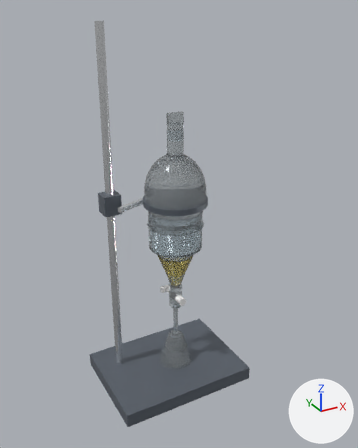
The glTF model game/assets/apparatus/SM_SeparatoryFunnel_500ml.glb, before and after one commit.
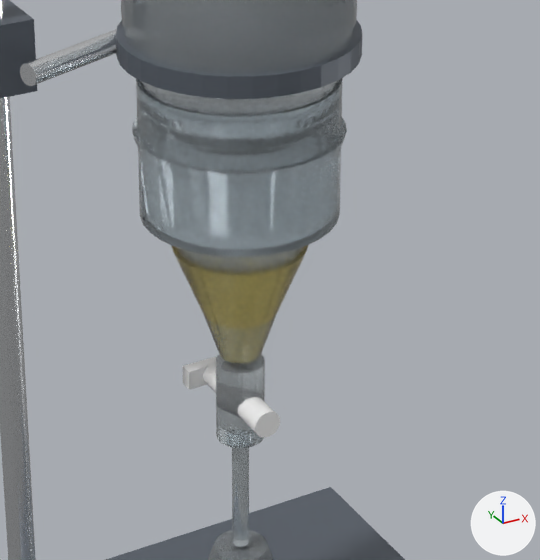
The first picture shows the older version from a camera (50 mm lens) standing at (-0.423, -0.82, 0.778) and looking at (0.022, -0.011, 0.373). The close-ups show the older and then the newer version on the part from 31% to 71% of the width and 42% to 75% of the height of that picture. Only the edits that show in the close-ups are written down. The lights are fixed; the arrows at lower right show +X, +Y and +Z. Where no turn or scale is listed for an object, it has been applied to the vertices. Vertices at exactly the same position are counted once.

The older version as bpy lines, for what is in view:
```python
me_cone = bpy.data.meshes.new('Cone')
me_cone.from_pydata(...)  # a 32-sided cut cone along z (radius 0.012 at the low end, 0.058 at the high end) spanning x -0.058..0.058, y -0.058..0.058, z -0.07..0.07
me_cone.materials.append(mat_m_borosilicateglass)  # white #edf6fa
me_cone_002 = bpy.data.meshes.new('Cone.002')
me_cone_002.from_pydata(...)  # a 32-sided cut cone along z (radius 0.045 at the low end, 0.016 at the high end) spanning x -0.045..0.045, y -0.045..0.045, z -0.0425..0.0425
me_cone_002.materials.append(mat_m_borosilicateglass)  # white #edf6fa
me_cylinder_005 = bpy.data.meshes.new('Cylinder.005')
me_cylinder_005.from_pydata(...)  # a 32-sided cylinder along z spanning x -0.055..0.055, y -0.055..0.055, z -0.04..0.04
me_cylinder_005.materials.append(mat_m_biphasicaqueous)  # white #eaf6fd
ob_sepfunnel_aqueouslayer = bpy.data.objects.new('SepFunnel_AqueousLayer', me_cylinder_005)
ob_sepfunnel_aqueouslayer.location = (0.02, 0.0, 0.36)
ob_sepfunnel_glasscone = bpy.data.objects.new('SepFunnel_GlassCone', me_cone)
ob_sepfunnel_glasscone.location = (0.02, 0.0, 0.3)
ob_sepfunnel_receivingflask = bpy.data.objects.new('SepFunnel_ReceivingFlask', me_cone_002)
ob_sepfunnel_receivingflask.location = (0.02, 0.0, 0.055)
# also in view: 'SepFunnel_DeliveryStem' at (0.02, 0.0, 0.14); 'SepFunnel_StopcockBarrel' at (0.02, 0.0, 0.2); 'SepFunnel_ClampArm' at (-0.04, 0.03, 0.42); 'SepFunnel_StandBase' at (0.0, 0.0, 0.015); 'SepFunnel_OrganicLayer' at (0.02, 0.0, 0.265)
```
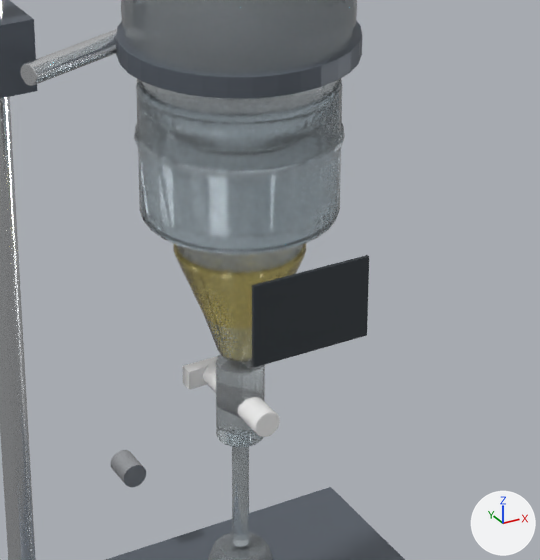
What changed in the scene script:
```text
Add mat_m_detailplate:
    mat_m_detailplate = principled_material('M_DetailPlate')
    mat_m_detailplate.base_color = (0.05, 0.06, 0.07)  # dark grey #3f454b
    mat_m_detailplate.metallic = 0.4
    mat_m_detailplate.roughness = 0.45
Add mat_m_detailsteel:
    mat_m_detailsteel = principled_material('M_DetailSteel')
    mat_m_detailsteel.base_color = (0.55, 0.57, 0.6)  # light grey #c4c7cb
    mat_m_detailsteel.metallic = 0.85
    mat_m_detailsteel.roughness = 0.28
Change me_cylinder_005:
    used by ob_sepfunnel_aqueouslayer; location = (0.02, 0.0, 0.36)
    remove me_cylinder_005.from_pydata(...)  # 64 vertices, 124 faces; spans x -0.055..0.055, y -0.055..0.055, z -0.04..0.04
    add me_cylinder_005.from_pydata(...)  # 192 vertices, 380 faces; spans x -0.055..0.055, y -0.055..0.055, z -0.04..0.04
    me_cylinder_005 part 1: 64 vertices removed from x -0.055..0.055, y -0.055..0.055, z -0.04..0.04; 192 vertices added at x -0.055..0.055, y -0.055..0.055, z -0.04..0.04
Change me_cone:
    used by ob_sepfunnel_glasscone; location = (0.02, 0.0, 0.3)
    remove me_cone.from_pydata(...)  # 64 vertices, 124 faces; spans x -0.058..0.058, y -0.058..0.058, z -0.07..0.07
    add me_cone.from_pydata(...)  # 192 vertices, 380 faces; spans x -0.0569..0.0569, y -0.0569..0.0569, z -0.07..0.07
    me_cone part 2: the whole mesh is rebuilt
Add me_cube_004:
    me_cube_004.from_pydata(...)  # a box spanning x -0.033..0.033, y -0.001..0.001, z -0.0226..0.0226
    me_cube_004.materials.append(mat_m_detailplate)  # dark grey #3f454b
Add me_cylinder_013:
    me_cylinder_013.from_pydata(...)  # 64 vertices, 124 faces; spans x -0.008..0.008, y -0.01..0.01, z -0.008..0.008
    me_cylinder_013.materials.append(mat_m_detailsteel)  # light grey #c4c7cb
Add ob_detail_ratingplate:
    ob_detail_ratingplate = bpy.data.objects.new('Detail_RatingPlate', me_cube_004)
    ob_detail_ratingplate.location = (0.0, -0.1115, 0.3171)
Add ob_cylinder_004:
    ob_cylinder_004 = bpy.data.objects.new('Cylinder.004', me_cylinder_013)
    ob_cylinder_004.location = (0.0, 0.115, 0.0906)
```

Changed parts and their boxes [x1, y1, x2, y2] in the close-ups (540 x 560 px):
'SepFunnel_AqueousLayer', reshaped: before [136, 78, 342, 257]; after [136, 79, 342, 255]
'Detail_RatingPlate', added: after [252, 255, 369, 367]
'SepFunnel_GlassCone', reshaped: before [132, 118, 347, 364]; after [134, 123, 345, 361]
'Cylinder.004', added: after [111, 450, 146, 487]
